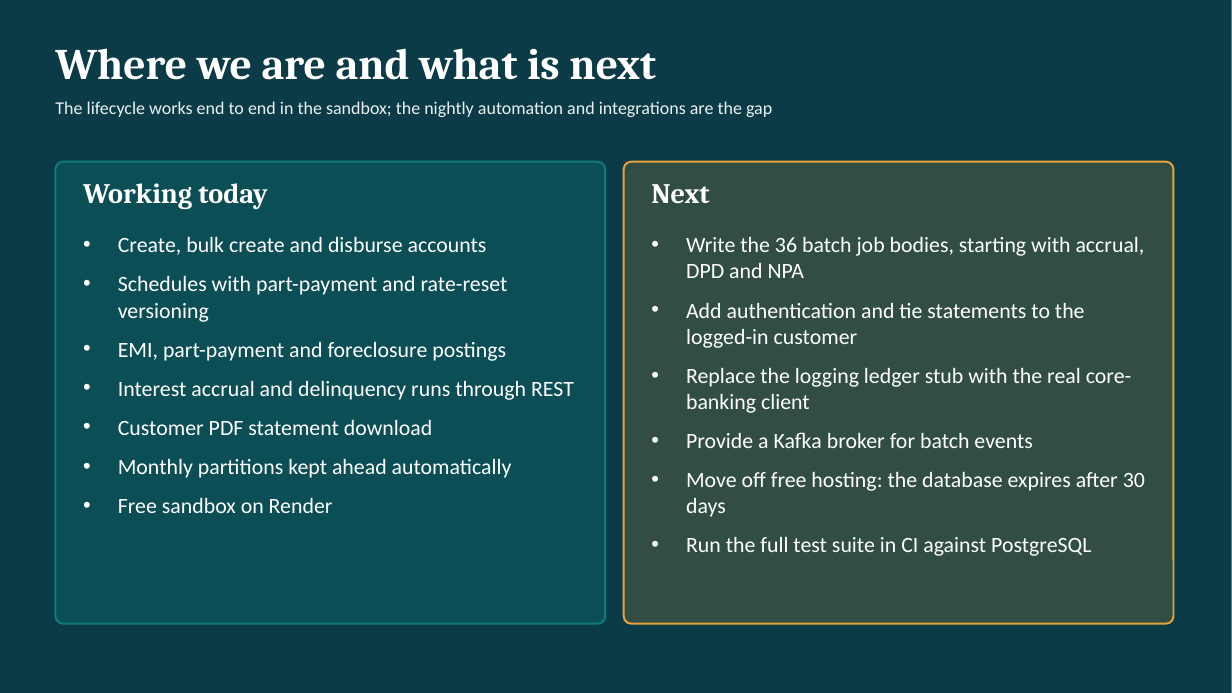
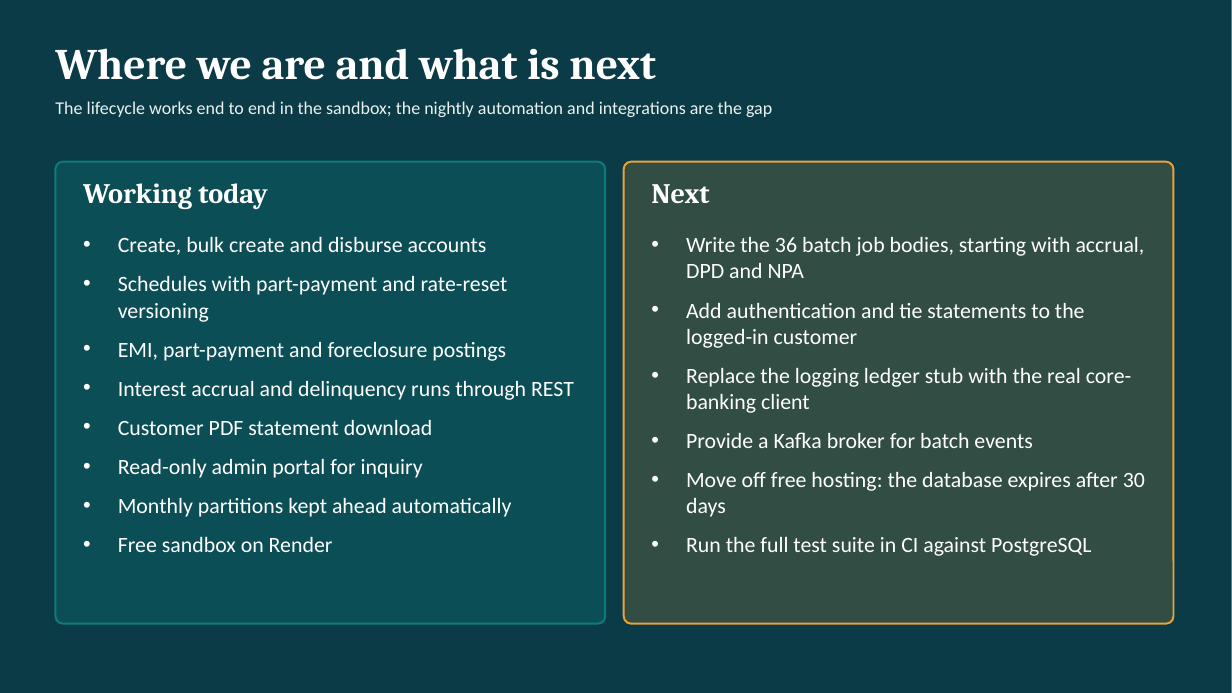
Before and after one commit to kiran199-code/lending, a slide deck: slide 17 of docs/Lending-Platform-Architecture.pptx (slide 14 before the commit). Drawn at 1232x693 pixels with LibreOffice and Linux fonts; fonts in the diff are those of the drawing. Boxes give left, top, right and bottom in pixels: in the first picture for what was removed or moved away, otherwise in the second. Text is boxed around its words. In the diff, an @@ line names an element or a change of style, - is before the commit and + after.

```diff
--- a/docs/Lending-Platform-Architecture.pptx
+++ b/docs/Lending-Platform-Architecture.pptx
@@ text at [118,459,423,478]: paragraph added @@
+• Read-only admin portal for inquiry
```
Also in this commit, not shown: 1 other slide changed, 3 slides added, 5 other files.
